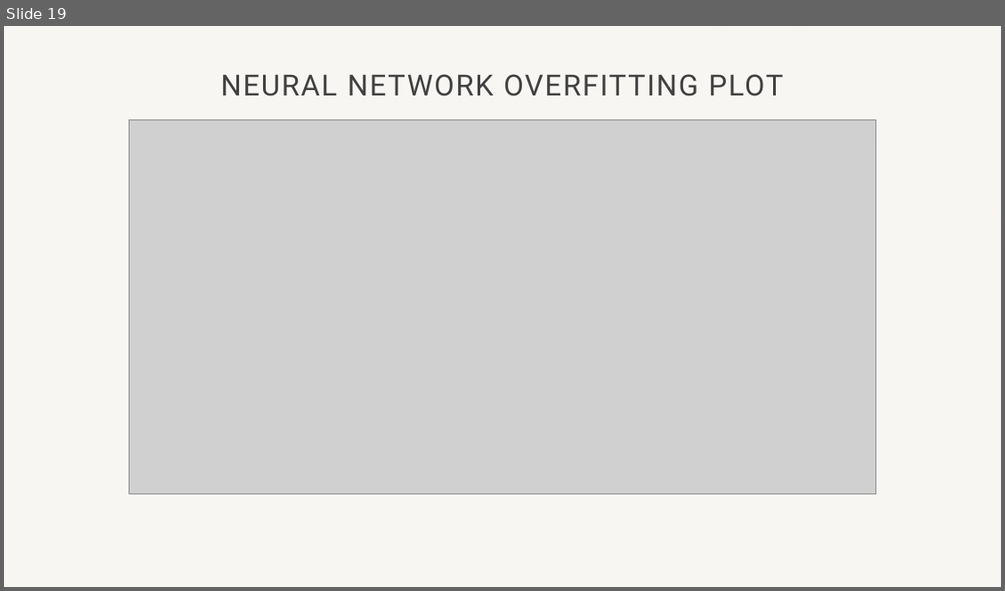
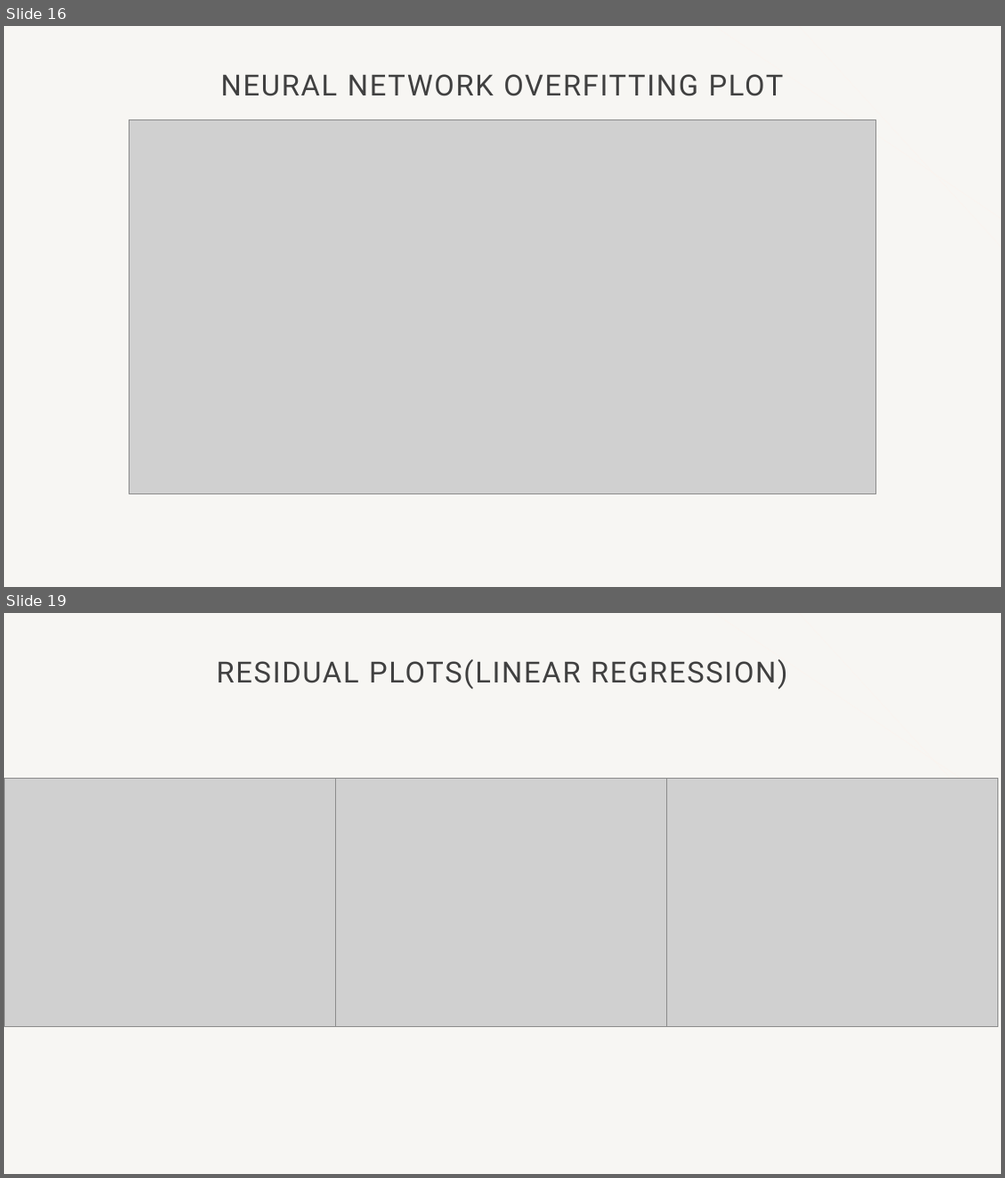
Before and after one commit to Vitalijs-Tickovs/Training_For_Accenture, a slide deck: Bike_Project/Mini project.pptx. Shown one above the other, each under a label of ours: slide 19 before the commit, slides 16 and 19 after it; the slides between them are not shown. The pictures are 1005x591 and 1005x1178 pixels, drawn with LibreOffice and Linux fonts; fonts in the diff are those of the drawing; grey boxes stand for pictures; background and template pictures are left out. Boxes give left, top, right and bottom in pixels: in the first picture for what was removed or moved away, otherwise in the second. Text is boxed around its words. In the diff, an @@ line names an element or a change of style, - is before the commit and + after.

```diff
--- a/Bike_Project/Mini project.pptx
+++ b/Bike_Project/Mini project.pptx
@@ slide 19 added at [4,613,1001,1174], background #F7F6F3; not listed: 2 template elements that a slide beside it also shows @@
@@ title added at [217,659,787,690], 28 pt, text #404040 @@
+RESIDUAL PLOTS(LINEAR REGRESSION)
@@ picture added at [4,779,335,1027] @@
@@ picture added at [335,779,666,1027] @@
@@ picture added at [666,779,998,1027] @@
@@ what was slide 19 is now slide 16 @@
```
Also in this commit, not shown: 5 slides changed, 13 other slides added, 10 slides removed, 1 other file.
